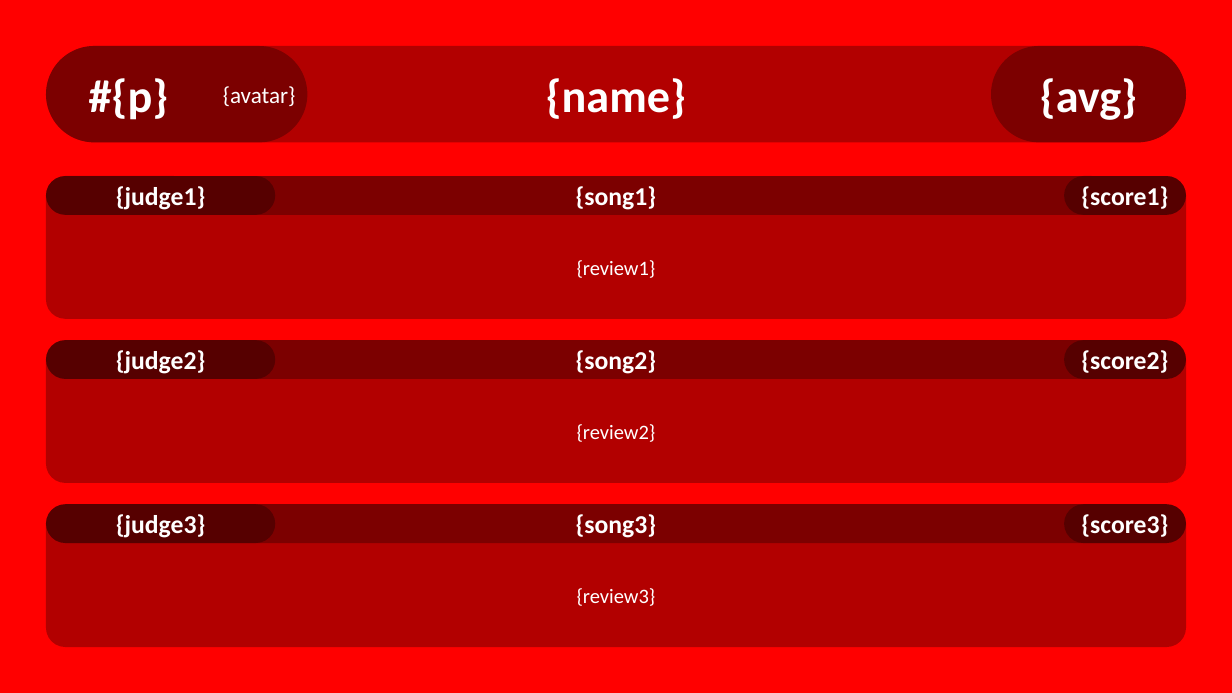
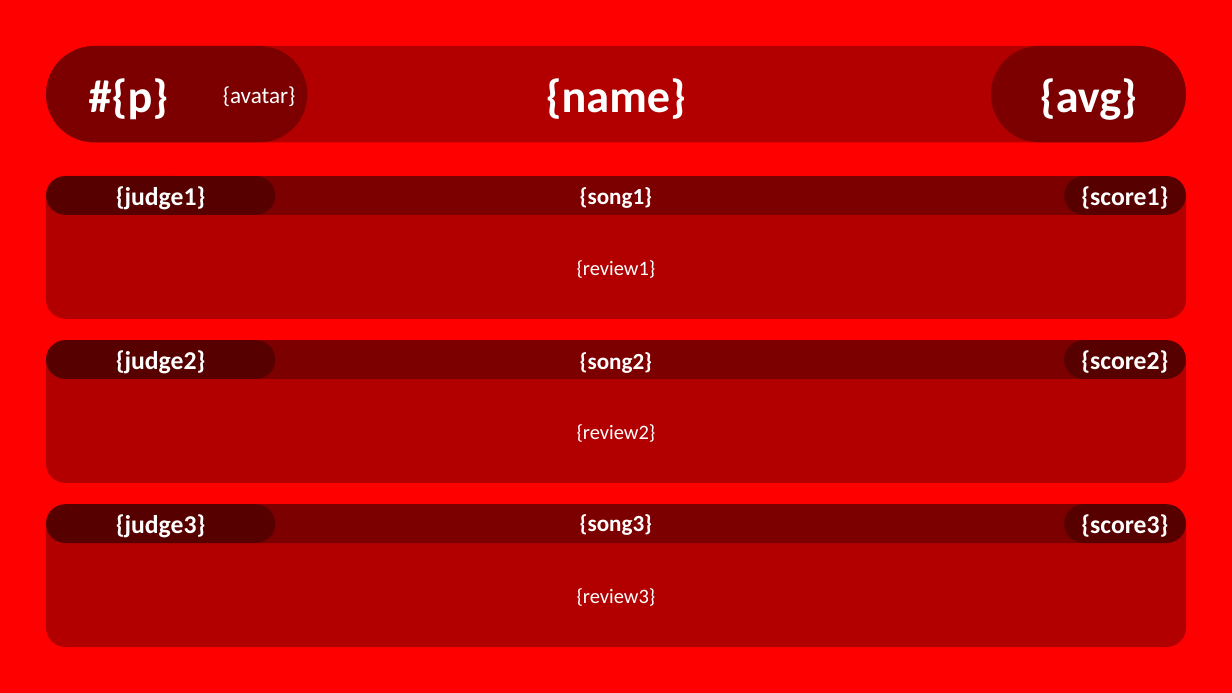
Before and after one commit to U20212419/mic-drop-s19, a slide deck: slide 5 of apps/md-backend/src/main/resources/templates/master_templates_3j.pptx. Drawn at 1232x693 pixels with LibreOffice and Linux fonts; fonts in the diff are those of the drawing; background and template pictures are left out. Boxes give left, top, right and bottom in pixels: in the first picture for what was removed or moved away, otherwise in the second. Text is boxed around its words. In the diff, an @@ line names an element or a change of style, - is before the commit and + after.

```diff
--- a/apps/md-backend/src/main/resources/templates/master_templates_3j.pptx
+++ b/apps/md-backend/src/main/resources/templates/master_templates_3j.pptx
@@ text in rounded rectangle at (576, 186, 657, 210): text removed @@
-{song1}
@@ text added at (580, 187, 652, 208), 18 pt, text #FFFFFF, bold @@
+{song1}
@@ text in rounded rectangle at (576, 350, 657, 374): text removed @@
-{song2}
@@ text added at (580, 352, 652, 373), 18 pt, text #FFFFFF, bold @@
+{song2}
@@ text in rounded rectangle at (576, 514, 657, 538): text removed @@
-{song3}
@@ text added at (580, 514, 652, 535), 18 pt, text #FFFFFF, bold @@
+{song3}
```
Also in this commit, not shown: 4 other slides changed, 6 other files.
